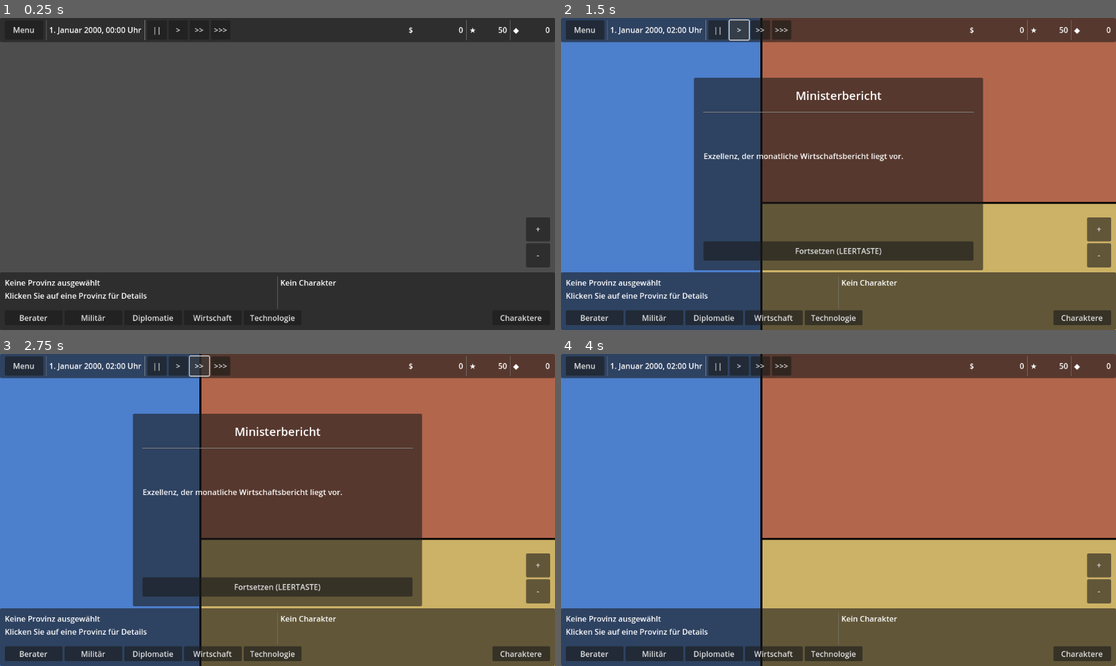
Above: before the commit, frames 1-4 (two rows, left to right).
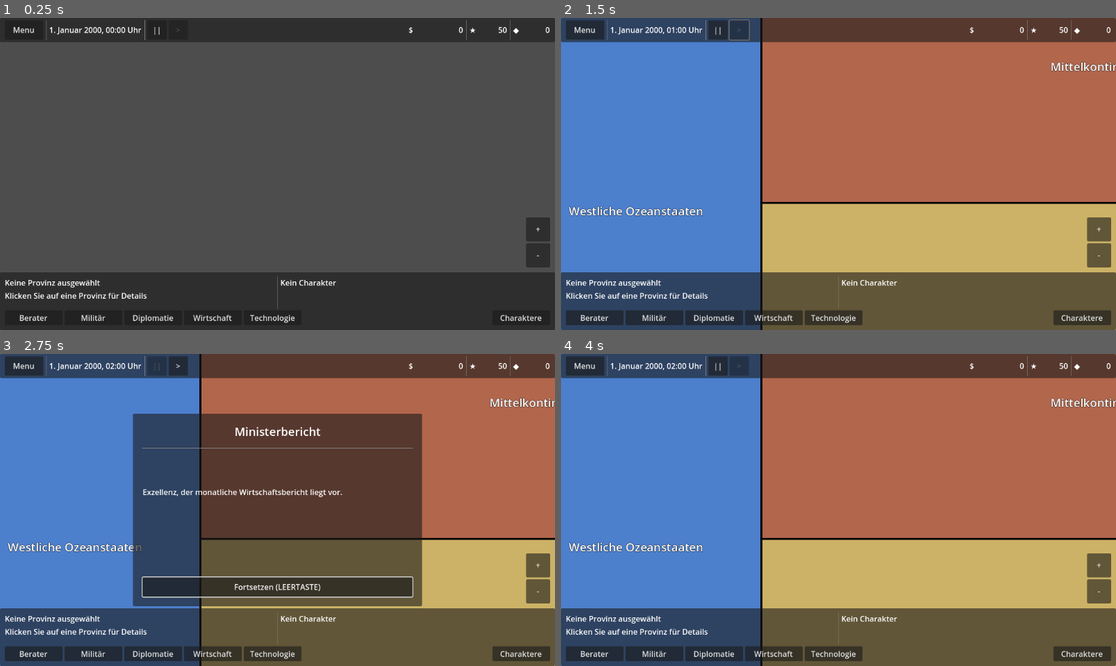
Above: after the commit, the same moments.

Repository: therealschmitt/souverain-chaos
Game: Godot game, scene res://scenes/ui/MainUI.tscn
The game is run twice, just before and just after one commit, with the same random seed, the same clock (stepped at 60 frames per second) and the same inputs.
Inputs (mouse positions are in pixels of both pictures, inside the frame that each line leads up to):
- Up to frame 1 (0.25 s): no input
- Up to frame 2 (1.5 s): click "||" at 0.5 s; click ">" at 1.25 s
- Up to frame 3 (2.75 s): click (199, 366) at 2 s, where only the run before the commit has a clickable ">>"
- Up to frame 4 (4 s): click (783, 366) at 2.75 s, where only the run before the commit has a clickable ">>>"; click "Fortsetzen (LEERTASTE)" at 3.5 s

The runs differ from the first frame. In frame 1, less than 0.1% of the frame differs, in the area x 31-41%, y 3-5%; in frame 2, 33%, in the area x 1-100%, y 0-81%; in frame 3, 1.4%; in frame 4, 1.1%.

Commit message:
Kartenbeschriftung

Diff:
--- a/project.godot
+++ b/project.godot
@@ -25,3 +25,7 @@
 EventManager="*res://autoload/EventManager.gd"
 GameInitializer="*res://autoload/GameInitializer.gd"
 SaveManager="*res://autoload/SaveManager.gd"
+
+[dotnet]
+
+project/assembly_name="Souverän"
--- a/scenes/ui/MainUI.tscn
+++ b/scenes/ui/MainUI.tscn
@@ -86,16 +86,6 @@
 custom_minimum_size = Vector2(40, 0)
 layout_mode = 2
 text = ">"
-
-[node name="Speed2Button" type="Button" parent="UILayer/TopBar/MarginContainer/HBoxContainer/SpeedControls"]
-custom_minimum_size = Vector2(40, 0)
-layout_mode = 2
-text = ">>"
-
-[node name="Speed3Button" type="Button" parent="UILayer/TopBar/MarginContainer/HBoxContainer/SpeedControls"]
-custom_minimum_size = Vector2(40, 0)
-layout_mode = 2
-text = ">>>"
 
 [node name="Spacer" type="Control" parent="UILayer/TopBar/MarginContainer/HBoxContainer"]
 layout_mode = 2
--- a/scripts/ui/MainUIController.gd
+++ b/scripts/ui/MainUIController.gd
@@ -11,11 +11,9 @@
 @onready var legitimacy_label := $UILayer/TopBar/MarginContainer/HBoxContainer/Resources/LegitimacyContainer/LegitimacyLabel
 @onready var reality_label := $UILayer/TopBar/MarginContainer/HBoxContainer/Resources/RealityPointsContainer/RealityLabel
 
-# Time controls (new event-driven system)
-# Note: UI nodes müssen noch in der .tscn Datei erstellt werden
-# @onready var continue_button := $UILayer/TopBar/MarginContainer/HBoxContainer/TimeControls/ContinueButton
-# @onready var time_speed_label := $UILayer/TopBar/MarginContainer/HBoxContainer/TimeControls/SpeedLabel
-# @onready var next_event_label := $UILayer/TopBar/MarginContainer/HBoxContainer/TimeControls/NextEventLabel
+# Time controls
+@onready var pause_button := $UILayer/TopBar/MarginContainer/HBoxContainer/SpeedControls/PauseButton
+@onready var play_button := $UILayer/TopBar/MarginContainer/HBoxContainer/SpeedControls/Speed1Button
 
 # Bottom bar
 @onready var province_name_label := $UILayer/BottomBar/MarginContainer/VBoxContainer/InfoDisplay/ProvinceInfo/ProvinceNameLabel
@@ -97,9 +95,9 @@
 	EventBus.game_resumed.connect(_on_game_resumed)
 
 func _connect_buttons() -> void:
-	# Time controls (new system)
-	# TODO: Wenn UI-Nodes erstellt sind:
-	# continue_button.pressed.connect(_on_continue_pressed)
+	# Time controls
+	pause_button.pressed.connect(_on_pause_pressed)
+	play_button.pressed.connect(_on_play_pressed)
 
 	# Menu button
 	menu_button.pressed.connect(_on_menu_button_pressed)
@@ -260,11 +258,21 @@
 
 func _update_time_controls() -> void:
 	"""Aktualisiert die Zeitsteuerung (neues event-driven System)."""
-	# TODO: Wenn UI-Nodes erstellt sind, hier aktualisieren:
-	# continue_button.disabled = TimeManager.event_queue.is_empty()
-	# time_speed_label.text = TimeManager.get_current_speed_description()
-	# next_event_label.text = TimeManager.get_next_event_description()
-	pass
+	var is_running = TimeManager.is_running
+
+	# Pause-Button deaktivieren wenn Zeit bereits pausiert
+	pause_button.disabled = not is_running
+
+	# Play-Button deaktivieren wenn Zeit bereits läuft
+	play_button.disabled = is_running
+
+	# Visuelles Feedback
+	if is_running:
+		pause_button.modulate = Color.WHITE
+		play_button.modulate = Color(0.5, 0.5, 0.5)
+	else:
+		pause_button.modulate = Color(0.5, 0.5, 0.5)
+		play_button.modulate = Color.WHITE
 
 # Event handlers
 func _on_day_passed(day: int) -> void:
@@ -330,9 +338,17 @@
 	"""Menu-Button: Öffnet das Hauptmenü."""
 	main_menu.open_menu()
 
-func _on_continue_pressed() -> void:
-	"""Neuer Button-Handler: Weiter zum nächsten Event."""
-	TimeManager.continue_to_next_event()
+func _on_pause_pressed() -> void:
+	"""Pause-Button: Pausiert die Zeit."""
+	if TimeManager.is_running:
+		TimeManager.pause_time()
+		print("[UI] Zeit pausiert")
+
+func _on_play_pressed() -> void:
+	"""Play-Button: Startet die Zeit."""
+	if not TimeManager.is_running:
+		TimeManager.continue_to_next_event()
+		print("[UI] Zeit gestartet")
 
 func _on_zoom_in() -> void:
 	_zoom_camera(ZOOM_STEP)
--- a/scripts/ui/map/MapController.gd
+++ b/scripts/ui/map/MapController.gd
@@ -34,6 +34,12 @@
 var province_shapes: Dictionary = {}  # province_id -> Polygon2D
 var district_shapes: Dictionary = {}  # district_id -> Polygon2D
 
+# === TERRITORY LABELS ===
+var region_labels: Dictionary = {}    # region_id -> Label2D
+var nation_labels: Dictionary = {}    # nation_id -> Label2D
+var province_labels: Dictionary = {}  # province_id -> Label2D
+var district_labels: Dictionary = {}  # district_id -> Label2D
+
 # === INTERACTION ===
 var hovered_territory: Dictionary = {}  # {type: String, id: String}
 var selected_territory: Dictionary = {}  # {type: String, id: String}
@@ -141,6 +147,11 @@
 	region_layer.add_child(polygon)
 	region_shapes[region.id] = polygon
 
+	# Label erstellen
+	var label = _create_territory_label(region.name, region.boundary_polygon, 24)
+	label_layer.add_child(label)
+	region_labels[region.id] = label
+
 func _create_nation_polygon(nation) -> void:
 	if nation.boundary_polygon.size() < 3:
 		return
@@ -164,6 +175,11 @@
 	nation_layer.add_child(polygon)
 	nation_shapes[nation.id] = polygon
 
+	# Label erstellen
+	var label = _create_territory_label(nation.name, nation.boundary_polygon, 20)
+	label_layer.add_child(label)
+	nation_labels[nation.id] = label
+
 func _create_province_polygon(province) -> void:
 	if province.boundary_polygon.size() < 3:
 		return
@@ -187,6 +203,11 @@
 	province_layer.add_child(polygon)
 	province_shapes[province.id] = polygon
 
+	# Label erstellen
+	var label = _create_territory_label(province.name, province.boundary_polygon, 16)
+	label_layer.add_child(label)
+	province_labels[province.id] = label
+
 func _create_district_polygon(district) -> void:
 	if district.boundary_polygon.size() < 3:
 		return
@@ -210,6 +231,44 @@
 	district_layer.add_child(polygon)
 	district_shapes[district.id] = polygon
 
+	# Label erstellen
+	var label = _create_territory_label(district.name, district.boundary_polygon, 12)
+	label_layer.add_child(label)
+	district_labels[district.id] = label
+
+func _create_territory_label(territory_name: String, polygon: PackedVector2Array, font_size: int) -> Label:
+	"""Erstellt ein Label für ein Territorium in der Mitte des Polygons."""
+	var label = Label.new()
+	label.text = territory_name
+	label.horizontal_alignment = HORIZONTAL_ALIGNMENT_CENTER
+	label.vertical_alignment = VERTICAL_ALIGNMENT_CENTER
+
+	# Schriftgröße setzen
+	label.add_theme_font_size_override("font_size", font_size)
+
+	# Position in der Mitte des Polygons
+	var center = _get_polygon_center(polygon)
+	label.position = center
+
+	# Label zentrieren (Label pivot point ist top-left, daher verschieben)
+	# Wir verwenden pivot_offset damit das Label zentriert ist
+	label.pivot_offset = label.size / 2.0
+
+	# Schatten/Outline für bessere Lesbarkeit
+	label.add_theme_color_override("font_outline_color", Color.BLACK)
+	label.add_theme_constant_override("outline_size", 2)
+
+	# Weiße Schriftfarbe als Standard
+	label.add_theme_color_override("font_color", Color.WHITE)
+
+	return label
+
+func _update_label_visibility(label_dict: Dictionary, visible: bool) -> void:
+	"""Aktualisiert die Sichtbarkeit aller Labels in einem Dictionary."""
+	for label in label_dict.values():
+		if label:
+			label.visible = visible
+
 # === ZOOM CONTROL ===
 
 func _update_layer_visibility() -> void:
@@ -218,6 +277,12 @@
 	nation_layer.visible = (current_zoom_level == ZoomLevel.REGION)
 	province_layer.visible = (current_zoom_level == ZoomLevel.NATION)
 	district_layer.visible = (current_zoom_level == ZoomLevel.PROVINCE)
+
+	# Label-Sichtbarkeit basierend auf Zoom-Level
+	_update_label_visibility(region_labels, current_zoom_level == ZoomLevel.WORLD)
+	_update_label_visibility(nation_labels, current_zoom_level == ZoomLevel.REGION)
+	_update_label_visibility(province_labels, current_zoom_level == ZoomLevel.NATION)
+	_update_label_visibility(district_labels, current_zoom_level == ZoomLevel.PROVINCE)
 
 func _zoom_to_world() -> void:
 	"""Zoom auf Weltkarte (Regionen)."""
Not shown, added: .serena/cache/csharp/document_symbols_cache_v23-06-25.pkl
